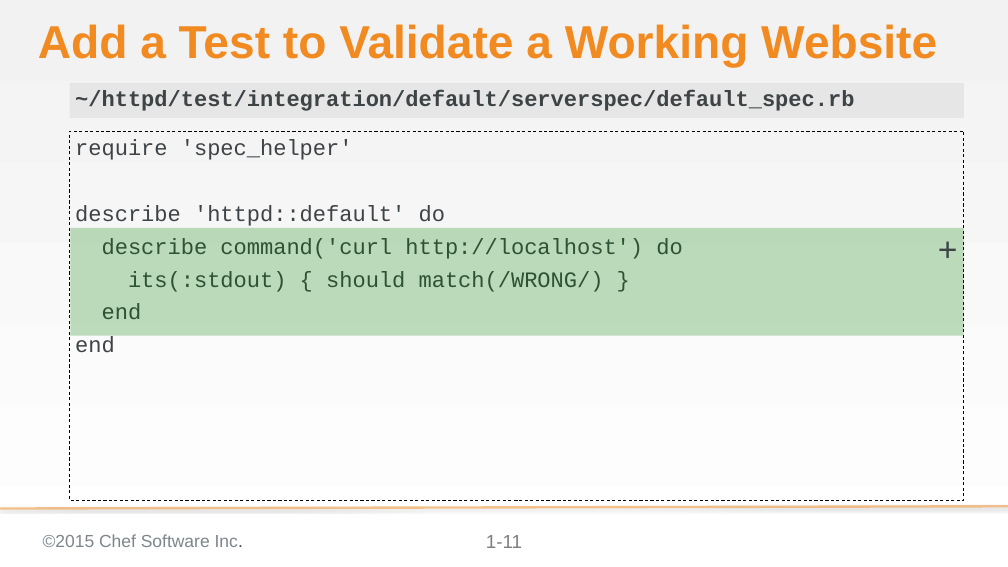
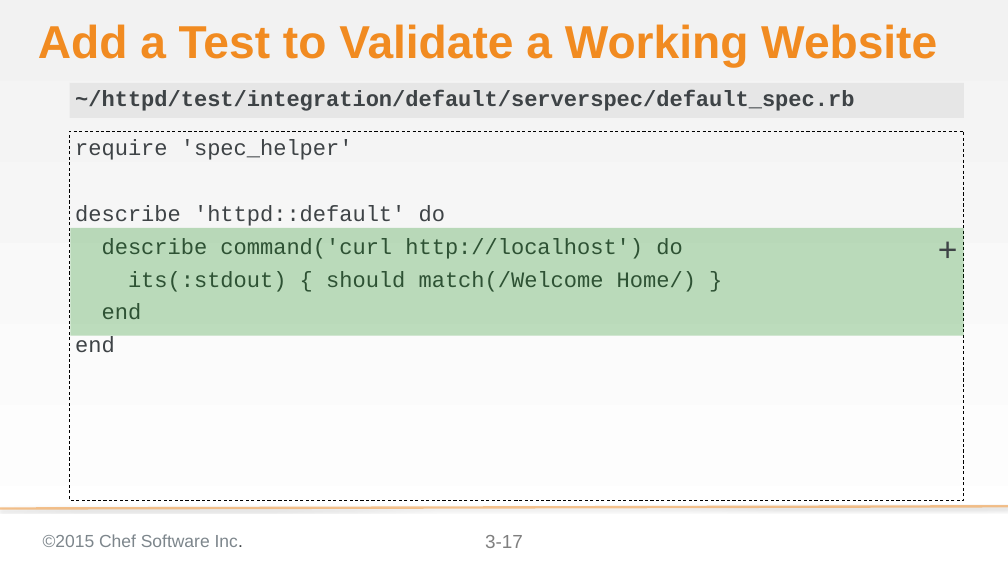
Before and after one commit to chef-training/test_driven_cookbook_development, a slide deck: slide 17 of 03-writing_a_test_first.pptx (slide 11 before the commit). Drawn at 1008x567 pixels with LibreOffice and Linux fonts; fonts in the diff are those of the drawing; background and template pictures are left out. Boxes give left, top, right and bottom in pixels: in the first picture for what was removed or moved away, otherwise in the second. Text is boxed around its words. In the diff, an @@ line names an element or a change of style, - is before the commit and + after.

```diff
--- a/03-writing_a_test_first.pptx
+++ b/03-writing_a_test_first.pptx
@@ text at (128, 271, 696, 292): text changed @@
-its(:stdout) { should match(/WRONG/) }
+its(:stdout) { should match(/Welcome Home/) }
@@ page number at (485, 535, 523, 548): text changed @@
-1-11
+3-17
```
Also in this commit, not shown: 6 other slides changed, 8 slides added, 6 slides removed.
